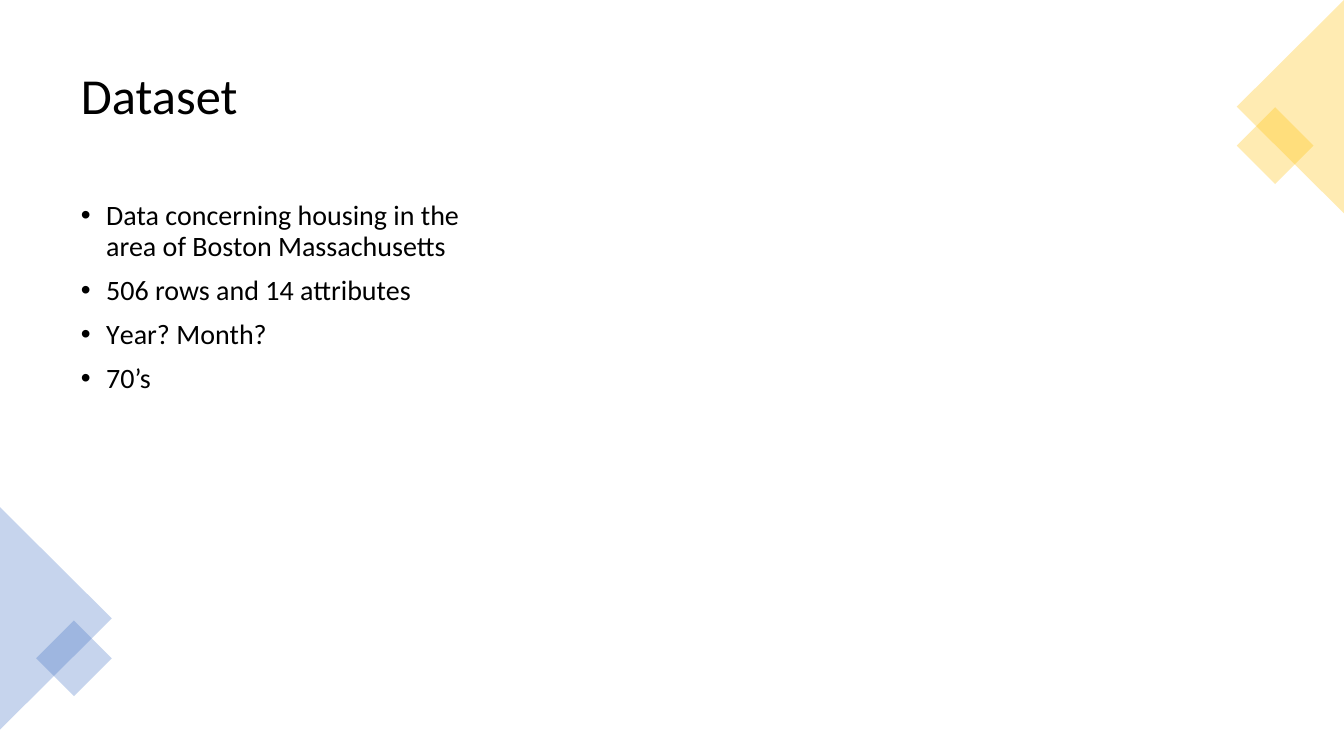
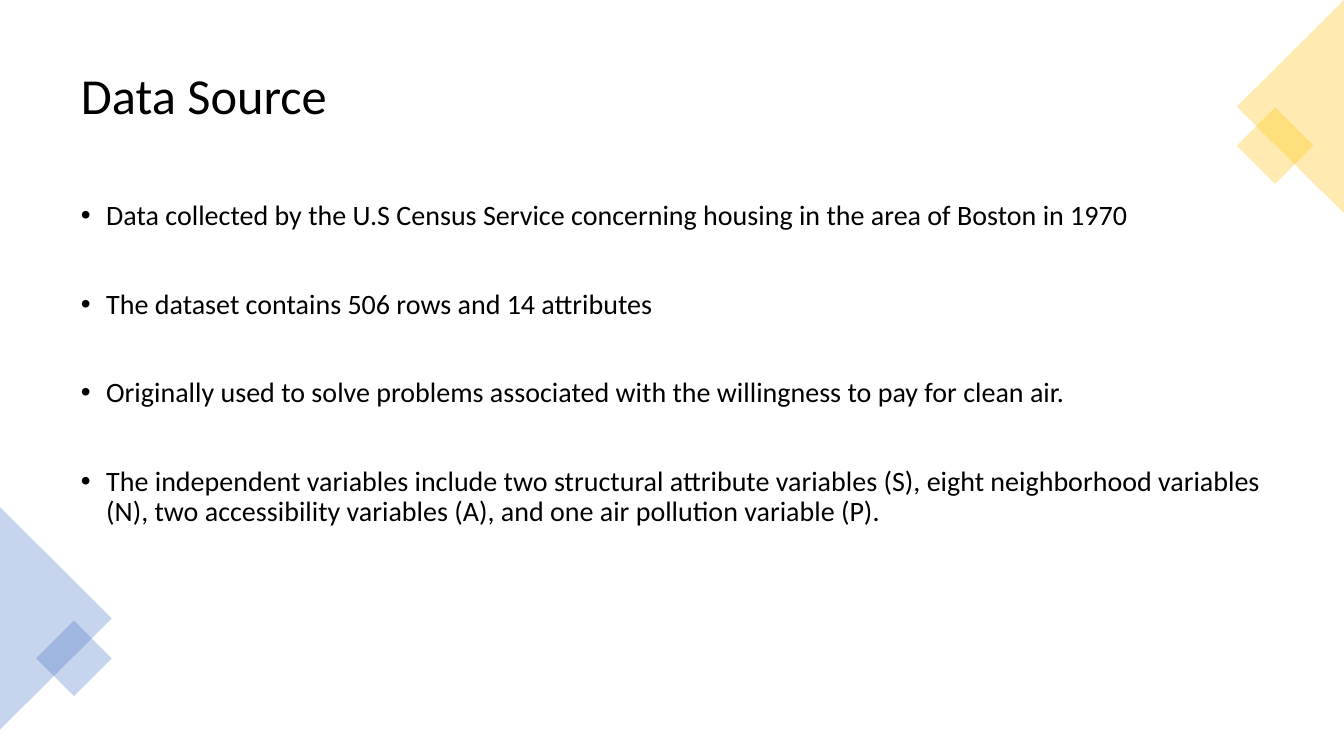
Before and after one commit to Jajc09/data-science, a slide deck: slide 3 of deep-learning/rental-airbnb/boston_ppt.pptx (slide 4 before the commit). Drawn at 1344x756 pixels with LibreOffice and Linux fonts; fonts in the diff are those of the drawing. Boxes give left, top, right and bottom in pixels: in the first picture for what was removed or moved away, otherwise in the second. Text is boxed around its words. In the diff, an @@ line names an element or a change of style, - is before the commit and + after.

```diff
--- a/deep-learning/rental-airbnb/boston_ppt.pptx
+++ b/deep-learning/rental-airbnb/boston_ppt.pptx
@@ title at [81, 81, 326, 115]: text changed @@
-Dataset
+Data Source
@@ text at [106, 205, 1259, 526]: text changed @@
-• Data concerning housing in the area of Boston Massachusetts
-• 506 rows and 14 attributes
-• Year? Month?
-• 70’s
+• Data collected by the U.S Census Service concerning housing in the area of Boston in 1970
+• The dataset contains 506 rows and 14 attributes
+• Originally used to solve problems associated with the willingness to pay for clean air.
+• The independent variables include two structural attribute variables (S), eight neighborhood variables (N), two accessibility variables (A), and one air pollution variable (P).
```
Also in this commit, not shown: 7 other slides changed, 6 slides added, 3 slides removed, 4 other files.
